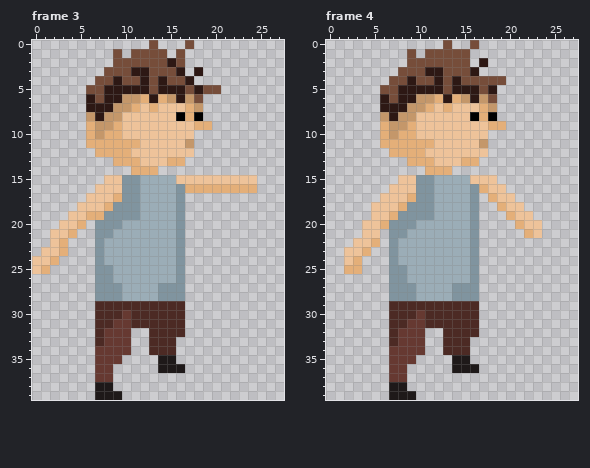
Edited in one commit: pixel-art file (res/aseprites/Kid Jump and Fall.aseprite). This is how it looked before the edit.
28x40 pixels, 4 frames. Shown: frame 3, frame 4. The commit also changed other frames, which this record leaves out.
The same view after the edit:
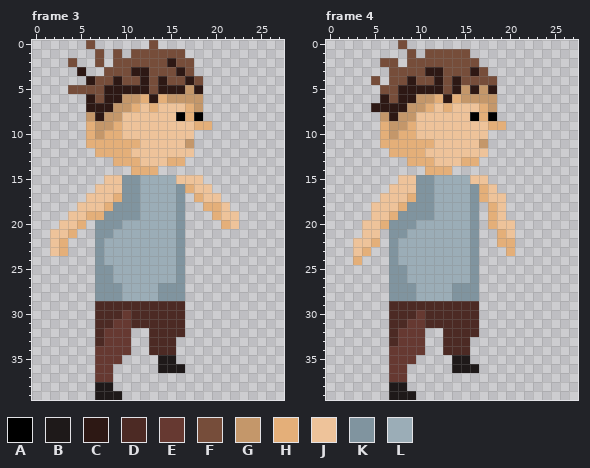
Palette (. is transparent): A #000000  B #1e1919  C #2d1814  D #4c2a24  E #663931  F #764d3a  G #c4976a  H #e4af79  J #eec39a  K #80949f  L #9badb7
Difference:
Frame 3:
y 0: x 6 . -> F; x 17 F -> .
y 1: x 7 . -> F; x 15 . -> F
y 2: x 4 . -> F; x 7 . -> F; x 17 . -> F
y 3: x 5 . -> C; x 17..18 .C -> F.
y 4: x 6 . -> C; x 18 . -> F
y 5: x 4..5 .. -> FF; x 17 F -> G; x 19..20 FF -> ..
y 6: x 16 C -> G; x 18 F -> G
y 15: x 19..24 JJJJJJ -> ......
y 16: x 18..24 HHHHHHH -> JJ.....
y 17: x 18..20 ... -> HJJ
y 18: x 19..21 ... -> HHJ
y 19: x 20..22 ... -> HJJ
y 20: x 21..22 .. -> HJ
y 23: x 1 J -> .
y 24: x 0..2 JJH -> ...
y 25: x 0..1 JH -> ..
Frame 4:
y 0: x 8 . -> F; x 13 F -> .; x 16 F -> .
y 2: x 6..7 .. -> FF; x 16..17 .C -> F.
y 3: x 7 . -> F; x 17 . -> F
y 4: x 5 . -> F; x 19 F -> .
y 5: x 15 C -> G; x 17 F -> G
y 6: x 16 C -> G; x 18 F -> G
y 7: x 5 . -> C
y 15: x 18 J -> .
y 16: x 19 J -> .
y 17: x 17..18 .H -> HJ; x 20 J -> .
y 18: x 18..21 .HJJ -> HJ..
y 19: x 18..22 ..HJJ -> HJ...
y 20: x 18..23 ...HJJ -> HJJ...
y 21: x 19..20 .. -> HJ; x 22..23 HJ -> ..
y 22: x 19..20 .. -> HH
y 23: x 2 J -> .; x 20 . -> H
y 24: x 2 J -> .
y 25: x 2..3 HH -> ..
Where, in picture pixels (left, top, right, bottom), the same in both pictures:
added: (68, 40, 104, 94)
changed: (167, 40, 221, 103)
changed: (194, 175, 257, 229)
erased: (32, 247, 59, 274)
added: (371, 40, 407, 112)
changed: (443, 40, 506, 103)
changed: (479, 175, 542, 256)
erased: (344, 247, 362, 274)
